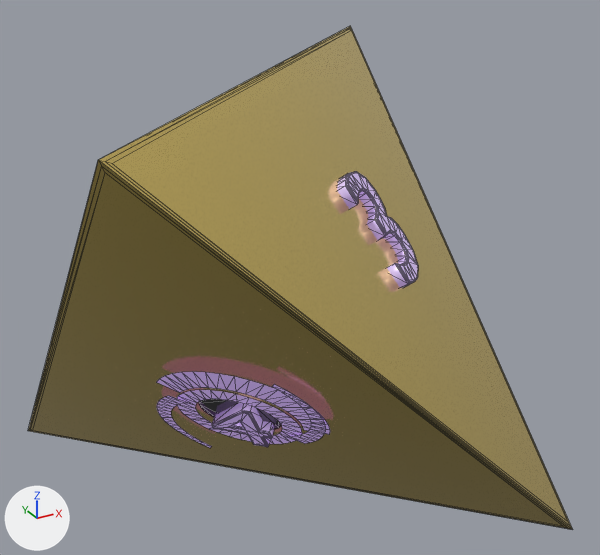
The glTF model public/models/d4_black_hole_gold.glb: old version first, new version second.
Rendered twice from a camera (50 mm lens) standing at (-2.13, -4.22, 2.18) and looking at (0.16, -0.04, 0.09). Lighting does not change. The marker at lower left points along +X, +Y and +Z. The first picture is the older version. Mesh edges are drawn as thin lines. Vertices at exactly the same position are counted once.

Script lines for the objects in view, before the commit:
```python
me_d4_mesh = bpy.data.meshes.new('D4_Mesh')
me_d4_mesh.from_pydata(...)  # 1016 vertices, 1656 faces; spans x -1.39..1.39, y -1.39..1.39, z -1.39..1.39
# faces by material slot: [52, 52, 1552]
me_d4_mesh.materials.append(mat_gold_corner_trim)  # yellow #ffe281
me_d4_mesh.materials.append(mat_singularity_void)  # black #07030d
me_d4_mesh.materials.append(mat_lavender_numerals)  # pale blue #e5d7f9, glowing purple #664984
ob_d4_blackhole_gold = bpy.data.objects.new('D4_BlackHole_Gold', me_d4_mesh)
ob_d4_blackhole_gold.location = (0.0, 0.0, 0.0)
```
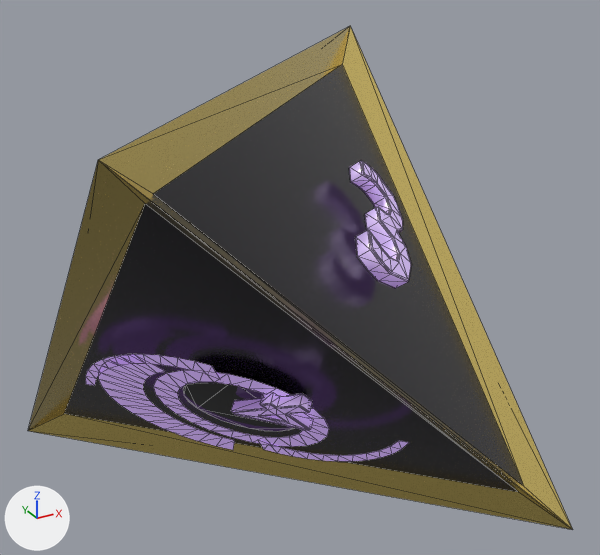
Edits to the scene script, one JSON object a line:
```json
{"op": "add", "block": "mat_obsidian_black", "code": ["mat_obsidian_black = principled_material('Obsidian_Black')", "mat_obsidian_black.base_color = (0.012, 0.01, 0.016)  # black #1d1922", "mat_obsidian_black.metallic = 0.05", "mat_obsidian_black.roughness = 0.2"]}
{"block": "me_d4_mesh", "where": "# used by ob_d4_blackhole_gold; location = (0.0, 0.0, 0.0)"}
{"op": "remove", "block": "me_d4_mesh", "code": "me_d4_mesh.from_pydata(...)  # 1016 vertices, 1656 faces; spans x -1.39..1.39, y -1.39..1.39, z -1.39..1.39"}
{"op": "add", "block": "me_d4_mesh", "code": "me_d4_mesh.from_pydata(...)  # 658 vertices, 1012 faces; spans x -1.39..1.39, y -1.39..1.39, z -1.39..1.39"}
{"block": "me_d4_mesh", "change": "me_d4_mesh part 1: the loose piece of 312 vertices spanning x 0.16..0.7, y -0.75..-0.21, z 0.18..0.83 is rebuilt with 162 vertices and now spans x 0.15..0.76, y -0.8..-0.06, z 0.22..0.82"}
{"block": "me_d4_mesh", "change": "me_d4_mesh part 2: the loose piece of 120 vertices spanning x -0.59..-0.23, y -0.67..-0.25, z -0.77..-0.28 is rebuilt with 24 vertices and now spans x -0.73..-0.15, y -0.73..-0.15, z -0.73..-0.15, in mat_singularity_void (black #030307)"}
{"block": "me_d4_mesh", "change": "me_d4_mesh part 3: the loose piece of 64 vertices spanning x -0.79..-0.18, y -0.79..-0.18, z -0.79..-0.18 is rebuilt with 48 vertices and now spans x -0.88..-0.03, y -0.88..-0.03, z -0.88..-0.03"}
{"block": "me_d4_mesh", "change": "me_d4_mesh part 4: a new loose piece of 32 vertices spanning x -1.14..-0.32, y -0.41..0.25, z -1.06..0.03, in mat_lavender_numerals (pale blue #e5d7f9, glowing purple #725292)"}
{"block": "me_d4_mesh", "change": "me_d4_mesh part 5: a new loose piece of 24 vertices spanning x -1.19..-0.65, y -0.7..0.21, z -0.43..0.06, in mat_lavender_numerals (pale blue #e5d7f9, glowing purple #725292)"}
{"block": "me_d4_mesh", "change": "me_d4_mesh part 6: a new loose piece of 24 vertices spanning x -0.27..0.27, y -1.14..-0.22, z -0.99..-0.5, in mat_lavender_numerals (pale blue #e5d7f9, glowing purple #725292)"}
{"block": "me_d4_mesh", "change": "me_d4_mesh part 7: the loose piece of 32 vertices spanning x -0.86..-0.48, y -0.37..0.02, z -0.99..-0.32 is deleted"}
{"block": "me_d4_mesh", "change": "me_d4_mesh part 8: 99 vertices removed from x -0.92..-0.1, y -1.0..-0.26, z -0.67..0.02; 93 vertices added at x -0.55..0.62, y -0.95..0.63, z -0.62..-0.14"}
{"block": "me_d4_mesh", "change": "me_d4_mesh part 9: 24 vertices removed from x -1.37..1.37, y -1.37..1.37, z -1.37..1.37; 12 vertices added at x -1.15..1.15, y -1.15..1.15, z -1.15..1.15"}
{"block": "me_d4_mesh", "change": "other edits to the shape of me_d4_mesh do not show in these pictures"}
{"op": "add", "block": "me_d4_mesh", "code": "me_d4_mesh.materials.append(mat_obsidian_black)  # black #1d1922"}
```

Where the change shows, as pixel boxes (x1, y1, x2, y2) in the pictures (600 x 555 px; the box of a moved part takes in the faces that stretch with it):
```json
{"part": 1, "of": "me_d4_mesh", "change": "rebuilt", "before": [337, 171, 418, 288], "after": [349, 160, 412, 288], "on screen": "22% narrower, 9% taller"}
{"part": 2, "of": "me_d4_mesh", "change": "rebuilt", "before": [212, 403, 274, 447], "after": [183, 382, 293, 431]}
{"part": 3, "of": "me_d4_mesh", "change": "rebuilt", "before": [177, 390, 302, 444], "after": [153, 370, 329, 447], "on screen": "40% wider, 42% taller"}
{"part": 4, "of": "me_d4_mesh", "change": "added", "after": [98, 354, 235, 450]}
{"part": 5, "of": "me_d4_mesh", "change": "added", "after": [85, 354, 220, 386]}
{"part": 6, "of": "me_d4_mesh", "change": "added", "after": [258, 440, 409, 461]}
{"part": 7, "of": "me_d4_mesh", "change": "deleted", "before": [157, 396, 212, 448]}
{"part": 8, "of": "me_d4_mesh", "change": "moved or reshaped", "before": [157, 372, 330, 444], "after": [231, 393, 313, 430]}
{"part": 9, "of": "me_d4_mesh", "change": "moved or reshaped", "before": [28, 26, 572, 529], "after": [28, 26, 572, 529]}
```
